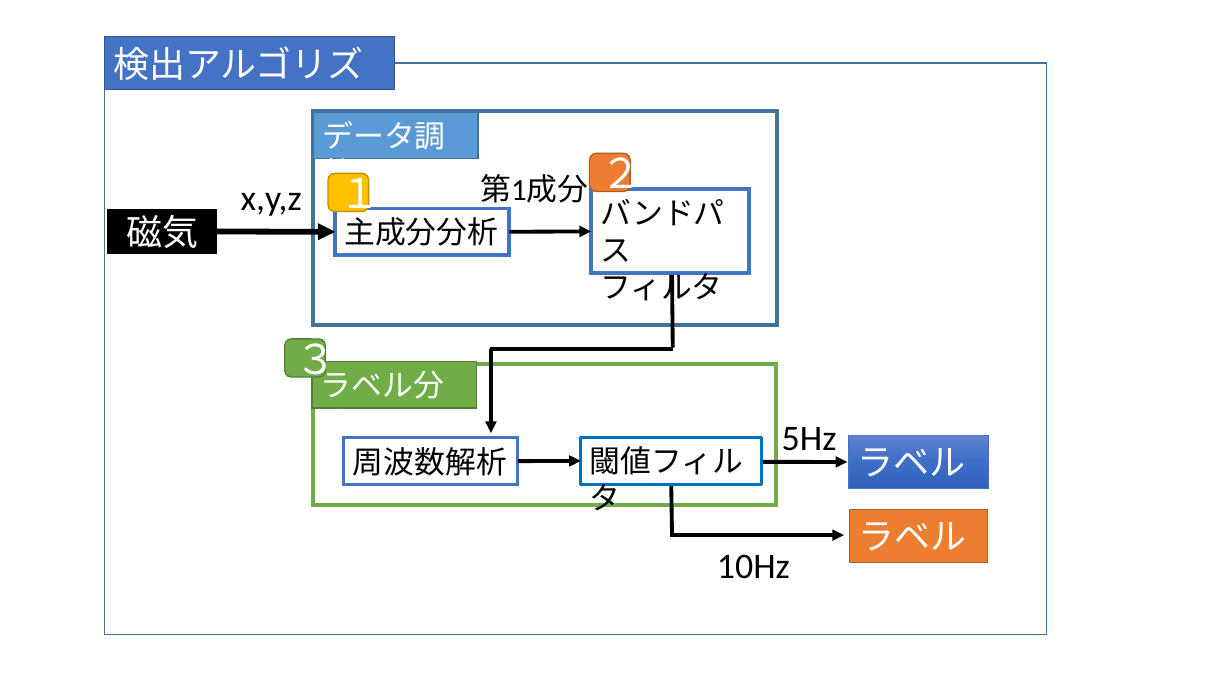
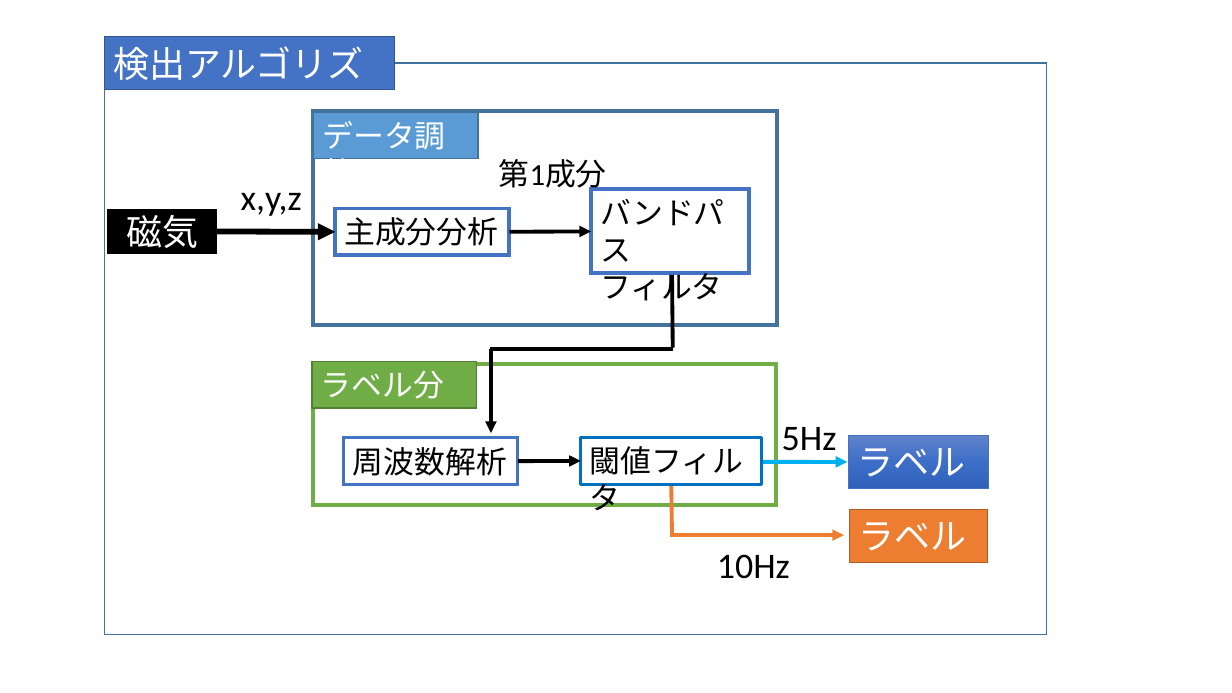
Before and after one commit to sen0810/src, a slide deck: slide 23 of ppt/中間発表用資料.pptx (slide 17 before the commit). Drawn at 1232x693 pixels with LibreOffice and Linux fonts; fonts in the diff are those of the drawing. Boxes give left, top, right and bottom in pixels: in the first picture for what was removed or moved away, otherwise in the second. Text is boxed around its words. In the diff, an @@ line names an element or a change of style, - is before the commit and + after.

```diff
--- a/ppt/中間発表用資料.pptx
+++ b/ppt/中間発表用資料.pptx
@@ rounded rectangle removed at [328, 174, 369, 212] @@
-１
@@ text "第1成分": place and size @@
-text "第1成分" at [480, 174, 588, 208]
+text "第1成分" at [499, 159, 607, 194]
@@ rounded rectangle removed at [590, 153, 630, 191] @@
-２
@@ rounded rectangle removed at [285, 339, 325, 377] @@
-３
@@ arrow (762, 462) - (848, 462): stroke #000000 3 pt to #00B0F0 3 pt @@
@@ line (671, 485) - (672, 533): stroke #000000 3 pt to #ED7D31 3 pt @@
@@ arrow (670, 535) - (844, 535): stroke #000000 3 pt to #ED7D31 3 pt @@
```
Also in this commit, not shown: 10 other slides changed, 9 slides added.
